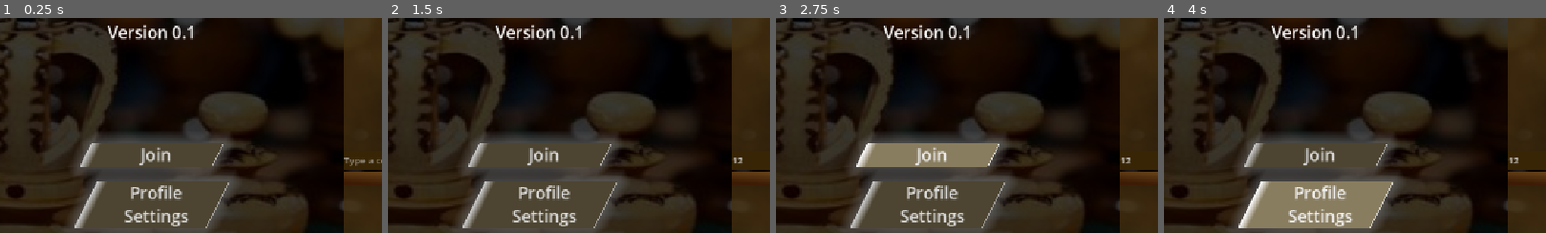
Above: before the commit, frames 1-4 (left to right).
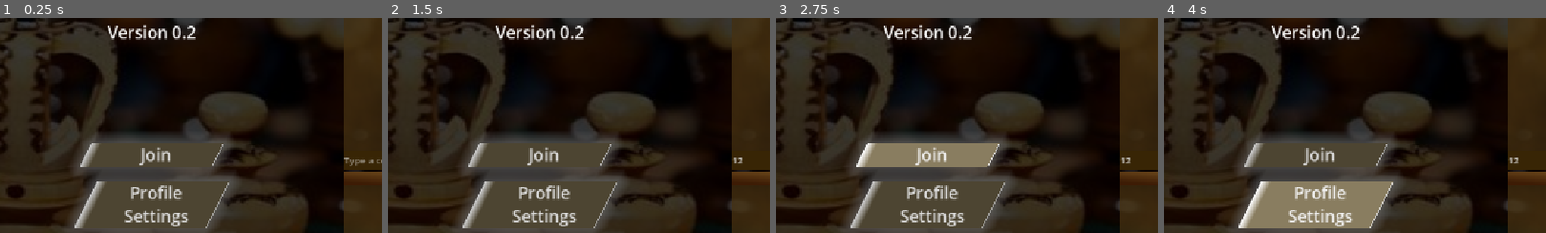
Above: after the commit, the same moments.

Repository: Wizzoplit273/PawnSandbox
Game: Godot game, scene res://origin.tscn
Two runs of this game, one before a commit and one after it. Both use one fixed random seed, a clock stepped at 60 frames per second and the inputs below.
Inputs (mouse positions are % of the whole screen's width and height, from its top left):
- Up to frame 1 (0.25 s): no input
- Up to frame 2 (1.5 s): click (12, 98) at 0.52 s; type "12" at 0.6 s; click (88, 48) at 0.75 s; type "12" at 0.83 s; click "Download Local Game" at 1.25 s
- Up to frame 3 (2.75 s): click "Join" at 2 s
- Up to frame 4 (4 s): click "Profile Settings" at 2.75 s
The pictures show only the part of the screen within x 30-80%, y 14-64%; the shares and areas given below are measured in that part.

The runs differ from the first frame. In frame 1, 0.1% of the frame differs, in the area x 48-52%, y 3-11%; in frame 2, 0.1%; in frame 3, 0.1%; in frame 4, 0.1%.

Commit message:
Update 0.2

Diff:
--- a/godot_project/global/network_manager.gd
+++ b/godot_project/global/network_manager.gd
@@ -177,15 +177,29 @@
 			peers.erase(1)
 			peers.append(sender_id)
 			host_grant.emit()
-		PacketType.GLOBAL_CHAT: return
-		PacketType.PRIVATE_CHAT: return
-		PacketType.SYSTEM_CHAT: return
-		PacketType.START_GAME: return
-		PacketType.END_GAME: return
+		PacketType.GLOBAL_CHAT:
+			var message: String = bytes_to_var(payload)
+			global_chat.emit(sender_id, message)
+		PacketType.PRIVATE_CHAT:
+			var message: String = bytes_to_var(payload)
+			private_chat.emit(sender_id, message)
+		PacketType.SYSTEM_CHAT:
+			var message: String = bytes_to_var(payload)
+			system_chat.emit(message)
+		PacketType.START_GAME: start_game.emit()
+		PacketType.END_GAME: end_game.emit()
 		PacketType.REGISTER_MOVE: return
-		PacketType.OFFER_DRAW: return
-		PacketType.RESIGN: return
-		PacketType.ASSIGN_TEAM: return
-		PacketType.SET_USERNAME: return
-		PacketType.SET_ICON: return
-		PacketType.SET_COLOR: return
+		PacketType.OFFER_DRAW: offer_draw.emit(sender_id)
+		PacketType.RESIGN: resign.emit(sender_id)
+		PacketType.ASSIGN_TEAM:
+			var team: int = bytes_to_var(payload)
+			assign_team.emit(sender_id, team)
+		PacketType.SET_USERNAME:
+			var username: String = bytes_to_var(payload)
+			set_username.emit(sender_id, username)
+		PacketType.SET_ICON:
+			var icon_code: int = bytes_to_var(payload)
+			set_icon.emit(sender_id, icon_code)
+		PacketType.SET_COLOR:
+			var color: Vector3 = bytes_to_var(payload)
+			set_color.emit(sender_id, color)
--- a/godot_project/global/session_manager.gd
+++ b/godot_project/global/session_manager.gd
@@ -1 +1,40 @@
 extends Node
+
+var profiles: Dictionary = {} ## includes own profile: offline profile has peer ID set to 0
+## peer ID -> { "username": String, "icon_code": IconCode, "color": Color }
+
+enum IconCode {
+	PAWN = 0,
+	KNIGHT = 1,
+	BISHOP = 2,
+	ROOK = 3,
+	QUEEN = 4,
+	KING = 5
+}
+
+#func to_profile(username: String, icon_code: IconCode, color: Vector3) -> Dictionary:
+	#var result: Dictionary = {
+		#"username": username,
+		#"icon_code": icon_code,
+		#"color": Color(color.x, color.y, color.z)
+	#}
+	#return result
+#
+#func to_byte_array(profile: Dictionary) -> PackedByteArray:
+	#return var_to_bytes(profile)
+
+func update_profile(peer_id: int, profile: Dictionary) -> void:
+	if peer_id < 0: return
+	if not peer_id in NetworkManager.peers: NetworkManager.peers.append(peer_id)
+	profiles[peer_id] = profile
+
+func delete_profile(peer_id: int) -> void:
+	if peer_id < 0: return
+	NetworkManager.peers.erase(peer_id)
+	profiles.erase(peer_id)
+
+func copy_profile(old_peer_id: int, new_peer_id: int) -> void:
+	if old_peer_id < 0: return
+	if new_peer_id < 0: return
+	update_profile(new_peer_id, profiles[old_peer_id])
+	delete_profile(old_peer_id)
--- a/godot_project/global/ui_manager.gd
+++ b/godot_project/global/ui_manager.gd
@@ -3,9 +3,15 @@
 var offline_menu: Control = null
 var lobby: Control = null
 
+const PRIVATE_CHAT_PREFIX: String = "PRIVATE "
+const SYSTEM_CHAT_PREFIX: String = "SYSTEM "
+
 func _enter_tree() -> void:
 	create_offline_menu()
 	create_lobby()
+	NetworkManager.connect(&"global_chat", _on_network_global_chat)
+	NetworkManager.connect(&"private_chat", _on_network_private_chat)
+	NetworkManager.connect(&"system_chat", _on_network_system_chat)
 
 const OFFLINE_MENU_SCENE_PATH: String = "res://ui/offline_menu/offline_menu.tscn"
 func create_offline_menu() -> void:
@@ -16,3 +22,22 @@
 func create_lobby() -> void:
 	lobby = load(LOBBY_SCENE_PATH).instantiate()
 	add_child(lobby)
+
+func send_message(target_id: int, message: String) -> void:
+	if target_id < 0: return
+	if NetworkManager.my_id <= 0: return
+	var payload: PackedByteArray = var_to_bytes(message)
+	if target_id == 0: NetworkManager.send_data(NetworkManager.PacketType.GLOBAL_CHAT, 0, payload)
+	if target_id > 0: NetworkManager.send_data(NetworkManager.PacketType.PRIVATE_CHAT, target_id, payload)
+
+func _on_network_global_chat(sender_id: int, message: String) -> void:
+	if not lobby: return
+	lobby.append_message(sender_id, message)
+
+func _on_network_private_chat(sender_id: int, message: String) -> void:
+	if not lobby: return
+	lobby.append_message(sender_id, PRIVATE_CHAT_PREFIX + message)
+
+func _on_network_system_chat(message: String) -> void:
+	if not lobby: return
+	lobby.append_message(1, SYSTEM_CHAT_PREFIX + message)
--- a/godot_project/project.godot
+++ b/godot_project/project.godot
@@ -11,7 +11,7 @@
 [application]
 
 config/name="PawnSandbox"
-config/version="0.1"
+config/version="0.2"
 run/main_scene="uid://bjvvs26b02wxk"
 config/features=PackedStringArray("4.7", "GL Compatibility")
 boot_splash/bg_color=Color(0.2685725, 0.17554647, 0.080112316, 1)
--- /dev/null
+++ b/godot_project/ui/lobby/lobby.gd
@@ -0,0 +1,12 @@
+extends Control
+
+func append_message(sender_id: int, message: String) -> void:
+	var id: String = str(sender_id)
+	if sender_id == 0: id = "OFFLINE"
+	var line: String = id + ": " + message + "\n"
+	%ChatLabel.text += line
+
+func _on_chat_input_text_submitted(new_text: String) -> void:
+	%ChatInput.clear()
+	append_message(NetworkManager.my_id, new_text)
+	UIManager.send_message(0, new_text)
--- a/godot_project/ui/lobby/lobby.tscn
+++ b/godot_project/ui/lobby/lobby.tscn
@@ -1,6 +1,7 @@
 [gd_scene format=3 uid="uid://dr7tpxjy0bg8m"]
 
 [ext_resource type="Texture2D" uid="uid://b30lmvq55t04o" path="res://ui/menu_texture.tres" id="1_l4sf2"]
+[ext_resource type="Script" uid="uid://kd6ds3eugchw" path="res://ui/lobby/lobby.gd" id="1_rdn6r"]
 
 [sub_resource type="Gradient" id="Gradient_l4sf2"]
 offsets = PackedFloat32Array(0.12650603, 1)
@@ -21,6 +22,7 @@
 grow_horizontal = 2
 grow_vertical = 2
 mouse_filter = 2
+script = ExtResource("1_rdn6r")
 metadata/_edit_lock_ = true
 
 [node name="Container" type="HBoxContainer" parent="." unique_id=1897213965]
@@ -71,12 +73,14 @@
 vertical_alignment = 1
 metadata/_edit_lock_ = true
 
-[node name="TextContainer" type="RichTextLabel" parent="Container/Chat/Container" unique_id=1077083185]
+[node name="ChatLabel" type="RichTextLabel" parent="Container/Chat/Container" unique_id=1077083185]
+unique_name_in_owner = true
 layout_mode = 2
 size_flags_vertical = 3
 metadata/_edit_lock_ = true
 
 [node name="ChatInput" type="LineEdit" parent="Container/Chat/Container" unique_id=1640621235]
+unique_name_in_owner = true
 layout_mode = 2
 placeholder_text = "Type a message..."
 metadata/_edit_lock_ = true
@@ -174,3 +178,5 @@
 horizontal_alignment = 1
 vertical_alignment = 1
 metadata/_edit_lock_ = true
+
+[connection signal="text_submitted" from="Container/Chat/Container/ChatInput" to="." method="_on_chat_input_text_submitted"]
Not shown, added: godot_project/ui/lobby/lobby.gd.uid
